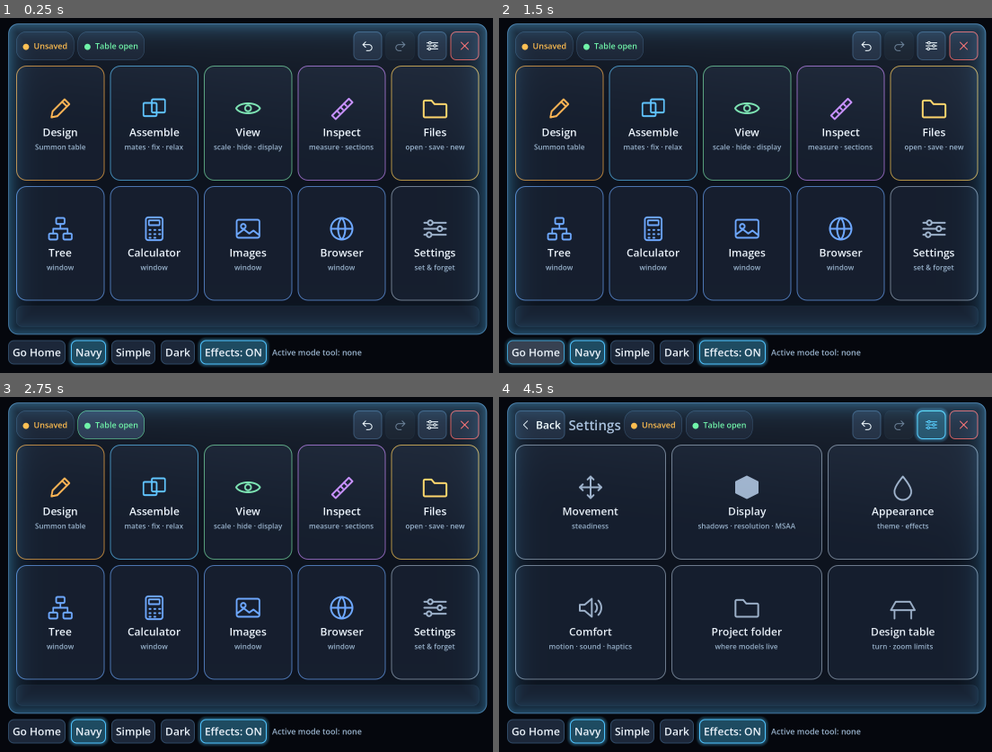
Above: before the commit, frames 1-4 (two rows, left to right).
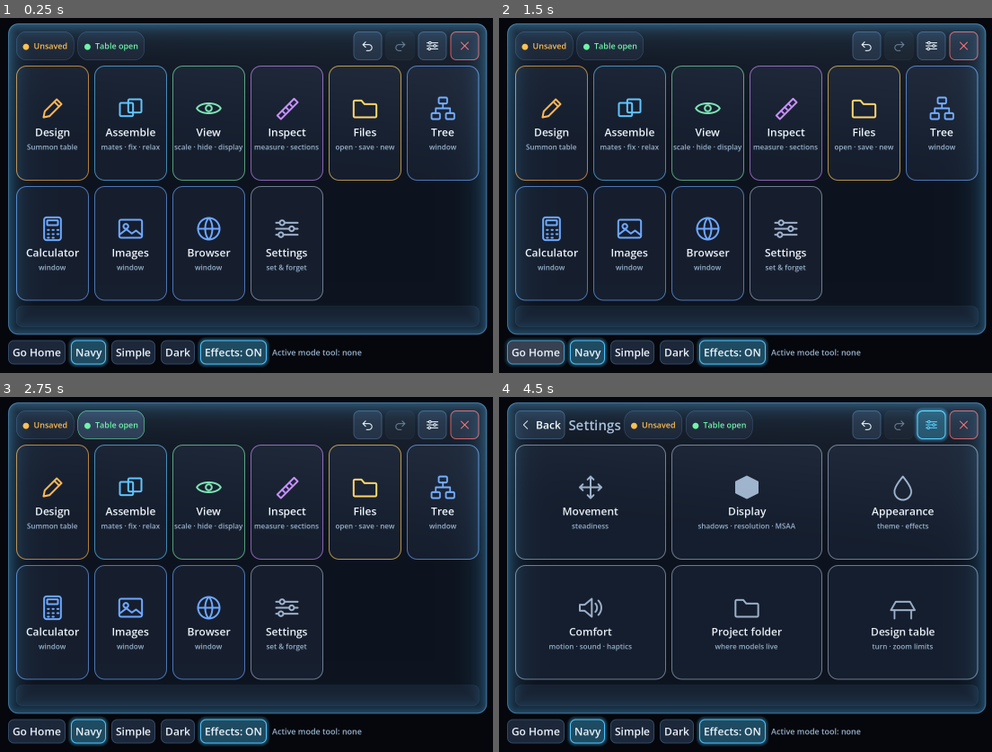
Above: after the commit, the same moments.

Repository: DIDSA-UK/DIDSA-VR
Game: Godot game, scene res://lab/ui_lab.tscn
The game is run twice, just before and just after one commit, with the same random seed, the same clock (stepped at 60 frames per second) and the same inputs. This scene is started directly instead of the project's main scene.
Inputs (mouse positions are in pixels of both pictures, inside the frame that each line leads up to):
- Up to frame 1 (0.25 s): no input
- Up to frame 2 (1.5 s): click "Go Home" at 0.5 s; click "Go Home" at 1.25 s
- Up to frame 3 (2.75 s): click "● Table open" at 2 s
- Up to frame 4 (4.5 s): click (868, 425) at 2.75 s; click (898, 425) at 3.52 s; click (932, 425) at 4.27 s

The runs differ from the first frame. In frame 1, 9.1% of the frame differs, in the area x 5-98%, y 13-80%; in frame 2, 9.1%; in frame 3, 9.1%; in frame 4, nothing differs.

Commit message:
Group drop copies a sub-assembly into a room; file-add self-containment guard; Rooms tile on the home screen (6 x 2 grid)
Co-Authored-By: Claude Sonnet 5.5 <noreply@anthropic.com>
Claude-Session: https://claude.ai/code/session_014FMxzdN4Kuq9HBWabjzmAS

Diff:
--- a/scripts/controller.gd
+++ b/scripts/controller.gd
@@ -529,10 +529,15 @@
 	## top-level sub-assembly's new pose is saved on its occurrence (a deeper one moves on screen only, as a part nested in a sub-assembly always has).
 	if gs == null or not is_instance_valid(gs.anchor):
 		return
-	if RoomRegistry.stray_reason(gs.anchor) != "":
+	var stray := RoomRegistry.stray_reason(gs.anchor)
+	if stray != "":
+		var dropped: Transform3D = gs.anchor.global_transform
+		var centre := GroupIndex.union_aabb(gs.members).get_center()
+		var info := {"root": gs.root_part_id, "path": GroupIndex.path_of(gs.anchor), "parts": gs.anchor.get_meta("group_parts", []), "depth": gs.depth,
+			"anchor_pose": dropped, "label": gs.label, "centre": centre}
 		gs.restore()
 		trigger_haptic_pulse("haptic", 0.0, 0.6, 0.12, 0.0)
-		group_message.emit("%s put back: a sub-assembly can't leave or enter a room that way." % gs.label)
+		get_tree().call_group("room_listeners", "on_group_refused", info, stray) # (let go INSIDE a room: a copy of the sub-assembly is added to it - room_manager.gd)
 		return
 	if not gs.moved() or command_stack == null:
 		return
--- a/scripts/main.gd
+++ b/scripts/main.gd
@@ -1092,6 +1092,12 @@
 	var parsed = _read_native_json(path)
 	if parsed == null:
 		return
+	var e = room_manager.edit_api()
+	if e != null:
+		var refusal: String = await e.file_conflict(_resolved_part_id, FileAccess.get_file_as_string(path)) # (the server only checks the file's root; see room_edit.gd)
+		if refusal != "":
+			_set_status(refusal)
+			return
 
 	var req := HTTPRequest.new()
 	add_child(req)
--- a/scripts/room/room_edit.gd
+++ b/scripts/room/room_edit.gd
@@ -82,6 +82,45 @@
 	return false
 
 
+func file_conflict(container_id: String, file_text: String) -> String:
+	## "" if the native file may be added to the Part `container_id`, else why not. The server only refuses a file whose ROOT is the container; it merges the
+	## file's Parts into the document by id, so a file that contains the container anywhere (or a Part the document already has that does) would put the
+	## container inside itself. Followed here through the file's own placements and the document's.
+	var parsed = JSON.parse_string(file_text)
+	if not (parsed is Dictionary) or not (parsed.get("document") is Dictionary):
+		return "That isn't a native DIDSA file."
+	var document: Dictionary = parsed["document"]
+	var file_parts: Dictionary = {}
+	var first_id := ""
+	for p in document.get("parts", []):
+		if p is Dictionary:
+			var kids: Array = []
+			for occ in p.get("occurrences", []):
+				if occ is Dictionary and occ.get("resolved_part_id") != null and str(occ["resolved_part_id"]) != "":
+					kids.append(str(occ["resolved_part_id"]))
+			file_parts[str(p.get("id", ""))] = kids
+			if first_id == "":
+				first_id = str(p.get("id", ""))
+	var root_id := str(document.get("root_part_id", "")) if str(document.get("root_part_id", "")) != "" else first_id
+	if root_id == "":
+		return "That file has no Parts."
+	var seen := {}
+	var queue: Array = [root_id]
+	while not queue.is_empty():
+		var current: String = queue.pop_back()
+		if current == container_id:
+			return "Can't add that file here: it contains this assembly (a Part can't hold itself)."
+		if seen.has(current):
+			continue
+		seen[current] = true
+		for kid in file_parts.get(current, []):
+			queue.append(kid)
+		for row in await occurrences_of(current): # (a Part the document already has keeps its own placements when the file's copy is merged in by id)
+			if row.get("resolved_part_id") != null and str(row["resolved_part_id"]) != "":
+				queue.append(str(row["resolved_part_id"]))
+	return ""
+
+
 func instance_count(root_part_id: String, target_part_id: String) -> int:
 	## How many times `target_part_id` is placed in the assembly under `root_part_id`, counting every path to it (a bolt in a bracket that is placed three
 	## times counts three). The room console's "used N times": editing a Part in a room changes every one of them.
@@ -132,6 +171,43 @@
 	return {"ok": true, "error": "", "occurrence_id": occurrence_id, "definition_id": definition, "pose": pose}
 
 
+func chain_below(root_part_id: String, parts: Array, path: Array, depth: int) -> Transform3D:
+	## The pose, in the sub-assembly's own frame, of the occurrence a group member stands for: the product of the placements below the group (path elements
+	## `depth` onward; each one is an occurrence of the Part the previous element resolves to). The group's own frame in the world is then the member's world
+	## pose times the inverse of this. (Millimetres, like every stored pose.)
+	var result := Transform3D.IDENTITY
+	for i in range(depth, path.size()):
+		var owner := root_part_id if i == 0 else str(parts[i - 1])
+		for row in await occurrences_of(owner):
+			if str(row.get("id", "")) == str(path[i]):
+				result = result * MatesTool.json_to_pose(row.get("transform", {}))
+				break
+	return result
+
+
+func add_group(room_part_id: String, info: Dictionary, content_root: Node3D) -> Dictionary:
+	## A new occurrence, in the room's Part, of the sub-assembly a dropped group stands for (a Part: it brings everything inside it), placed where the group's
+	## own origin landed. `info`: {root, path, parts, depth, anchor_pose, label}. {ok, error, occurrence_id, definition_id, pose}.
+	var depth := int(info["depth"])
+	var parts: Array = info["parts"]
+	var definition := str(parts[depth - 1]) if depth >= 1 and depth <= parts.size() else ""
+	var refusal := await check_addable(room_part_id, definition)
+	if refusal != "":
+		return {"ok": false, "error": refusal, "occurrence_id": "", "definition_id": definition, "pose": {}}
+	var below := await chain_below(str(info["root"]), parts, info["path"], depth)
+	var group_world: Transform3D = (info["anchor_pose"] as Transform3D) * below.affine_inverse()
+	var pose := pose_in_room(group_world, content_root)
+	var occurrence_id := NewDocument.new_occurrence_id()
+	var label := str(info.get("label", ""))
+	var placed: Dictionary = await api.request(HTTPClient.METHOD_POST, "/document/parts/%s/occurrences" % room_part_id, {
+		"id": occurrence_id, "resolved_part_id": definition, "name_override": label if label != "" else null, "transform": pose,
+	})
+	if not placed["ok"]:
+		return {"ok": false, "error": "Couldn't add it: %s" % str(placed["error"]), "occurrence_id": "", "definition_id": definition, "pose": pose}
+	forget(room_part_id)
+	return {"ok": true, "error": "", "occurrence_id": occurrence_id, "definition_id": definition, "pose": pose}
+
+
 static func pose_in_room(world_pose: Transform3D, content_root: Node3D) -> Dictionary:
 	## `world_pose` as the backend stores a placement in the room's Part: its rotation and its position in the room's own millimetres. The room's scale
 	## is a display scale and is dropped (a Part dropped into a 20:1 room is still its real size).
@@ -141,6 +217,9 @@
 
 func add_file(room_part_id: String, file_text: String, pose: Dictionary, name_override: String = "") -> Dictionary:
 	## A native file's Part as a new occurrence in the room's Part (the file's own text is sent as it is: its integers stay integers), then placed at `pose`.
+	var refusal := await file_conflict(room_part_id, file_text)
+	if refusal != "":
+		return {"ok": false, "error": refusal, "occurrence_id": ""}
 	var body := '{"component": %s}' % file_text
 	var added: Dictionary = await api.request(HTTPClient.METHOD_POST, "/document/parts/%s/add-component" % room_part_id, body)
 	if not added["ok"] or not (added["json"] is Dictionary) or str((added["json"] as Dictionary).get("occurrence_id", "")) == "":
--- a/scripts/room/room_manager.gd
+++ b/scripts/room/room_manager.gd
@@ -145,6 +145,44 @@
 	_mark_dirty()
 	status.emit("Added to the room. (A copy: the original is where it was; delete it if you meant to move it.)")
 	_push_undo("add to room", room.part_id, str(result["occurrence_id"]), snapshot, true)
+	return true
+
+
+func on_group_refused(info: Dictionary, reason: String) -> void:
+	## controller.gd sent a stray sub-assembly (a GroupSet) back. One let go INSIDE a room (from the world or another room) is copied into that room's
+	## assembly, as a single part is: a new occurrence of the sub-assembly's Part, placed where its origin landed. Out of its own room it just stays refused.
+	if reason != "entered_room":
+		status.emit("%s went back: a room's parts stay in the room." % info["label"])
+		return
+	var room := room_for_slot(RoomRegistry.room_at(info["centre"]))
+	if room == null or not room.interactive:
+		status.emit("%s went back: the room isn't ready yet (its parts are still loading)." % info["label"])
+		return
+	add_group_to_room(room, info)
+
+
+func add_group_to_room(room: Node, info: Dictionary) -> bool:
+	if _busy_edit:
+		status.emit("Still working on the last change, try again in a moment.")
+		return false
+	var e := edit_api()
+	if e == null:
+		status.emit("Adding to a room needs the backend.")
+		return false
+	_busy_edit = true
+	status.emit("Adding %s to the room..." % info["label"])
+	var result: Dictionary = await e.add_group(room.part_id, info, room.content_root)
+	if not result["ok"]:
+		_busy_edit = false
+		status.emit(str(result["error"]))
+		return false
+	var snapshot := await _snapshot_of(room.part_id, str(result["occurrence_id"]))
+	await refresh_room(room)
+	_mark_room_changed(room)
+	_busy_edit = false
+	_mark_dirty()
+	status.emit("Added %s to the room. (A copy: the original is where it was; delete it if you meant to move it.)" % info["label"])
+	_push_undo("add %s to room" % info["label"], room.part_id, str(result["occurrence_id"]), snapshot, true)
 	return true
 
 
--- a/scripts/ui/tablet_pages.gd
+++ b/scripts/ui/tablet_pages.gd
@@ -107,7 +107,7 @@
 
 
 func register(reg) -> void:
-	## One category = one tile on the home screen, in the order the tiles appear (5 x 2):
+	## One category = one tile on the home screen, in the order the tiles appear (6 x 2):
 	## Design | Assemble | View | Inspect | Files   /   Tree | Calculator | Images | Browser | Settings.
 	## Design and the four window tiles are "action" tiles (they act straight from Home);
 	## View and Settings are hubs (a screen of tiles first); the rest open a tool view.
@@ -120,7 +120,8 @@
 		"on_select": _on_mates_selected, "status": _mates_status, "list": _mates_rows, "list_empty": "No mates yet.",
 		"help": "Switch the tool on, laser-target a face on one part, then a face on a different part. Choose a type (Distanc …(203 unchanged characters)…
 
-	reg.add_tool("assemble", "rooms", "Rooms", "assembly", _build_rooms_page, {
+	reg.add_category("rooms", "Rooms", "room", ACCENT_ASSEMBLY, {"subtitle": "assembly rooms"})
+	reg.add_tool("rooms", "rooms", "Rooms", "room", _build_rooms_page, {
 		"help": "Assembly Rooms: press Room on an Assembly Tree row to open one. Minimise shrinks a room to a small globe you can keep nearby; Restore puts it back (it needs its old space to be free)."})
 
 	reg.add_category("view", "View", "view", ACCENT_VIEW, {"subtitle": "scale · hide · display", "hub": true})
--- a/scripts/ui/tablet_registry.gd
+++ b/scripts/ui/tablet_registry.gd
@@ -36,8 +36,8 @@
 
 signal changed
 
-const MAX_CATEGORIES := 10 ## the home screen's tile grid is 5 columns x 2 rows
-const GRID_COLUMNS := 5
+const MAX_CATEGORIES := 12 ## the home screen's tile grid is 6 columns x 2 rows
+const GRID_COLUMNS := 6
 
 
 class ToolDef extends RefCounted:
--- a/scripts/ui/tablet_ui.gd
+++ b/scripts/ui/tablet_ui.gd
@@ -7,7 +7,7 @@
 ## tool manager (tool_manager.gd).
 ##
 ## Screens (selected_category_id / hub_open say which one is showing):
-##   Home        every registry category as a tile (5 x 2). A tile either does its thing
+##   Home        every registry category as a tile (6 x 2). A tile either does its thing
 ##               straight away (an "action" category: the window tiles, Design) or opens...
 ##   Hub         a screen of tiles, one per tool, for a category registered with hub: true
 ##               (View, Settings). Tap a tile to open that tool's page; Back returns here.
--- a/scripts/ui/ui_icons.gd
+++ b/scripts/ui/ui_icons.gd
@@ -22,6 +22,7 @@
 	# categories
 	"view": '<path d="M4 24C10 13 38 13 44 24C38 35 10 35 4 24Z"/><circle cx="24" cy="24" r="5"/>',
 	"assembly": '<rect x="6" y="15" width="22" height="22" rx="2"/><rect x="20" y="9" width="22" height="22" rx="2"/>',
+	"room": '<path d="M24 5L41 14.5V33.5L24 43L7 33.5V14.5Z"/><path d="M7 14.5L24 24L41 14.5"/><path d="M24 24V43" stroke-dasharray="3 3"/>',
 	"windows": '<rect x="5" y="9" width="38" height="30" rx="3"/><path d="M5 19H43"/>',
 	"files": '<path d="M5 13a2 2 0 0 1 2-2H18L23 17H41a2 2 0 0 1 2 2V37a2 2 0 0 1-2 2H7a2 2 0 0 1-2-2Z"/>',
 	# home screen tiles (new)
--- a/scripts/ui/ui_lab.gd
+++ b/scripts/ui/ui_lab.gd
@@ -17,7 +17,7 @@
 ## and Settings open a screen of tiles; Inspect opens a chip strip); Back; the status chips
 ## (Mates / Measure / Sections / Shoot hide are mode tools: only one is ever ON, see
 ## tool_manager.gd); the tool header switch and "?"; Undo/Redo and a long press on Undo for
-## History; the gear (jumps to Settings). The home grid holds up to 10 tiles (5 x 2).
+## History; the gear (jumps to Settings). The home grid holds up to 12 tiles (6 x 2).
 
 const TabletRegistry := preload("res://scripts/ui/tablet_registry.gd")
 const ToolManager := preload("res://scripts/ui/tool_manager.gd")
--- a/tests/room_drop.gd
+++ b/tests/room_drop.gd
@@ -180,6 +180,66 @@
 	var cross: Dictionary = fake.last(HTTPClient.METHOD_POST, "/parts/S/occurrences")
 	print("SMOKE a part carried out of room T and let go inside room S is copied into S (the Part T's part shows: C): ", held_ok and cross["body"]["resolved_part_id"] == "C" and room_s.parts.size() == 3 + 0 and room_t.parts.size() == 1)
 
+	# --- a whole sub-assembly carried into a room is copied there, as a single part is
+	var g1: MeshInstance3D = helper.world_node(main, "S", "k1")
+	var g2: MeshInstance3D = helper.world_node(main, "S", "k2")
+	(g1.mesh as BoxMesh).size = Vector3(0.1, 0.1, 0.1)
+	(g2.mesh as BoxMesh).size = Vector3(0.1, 0.1, 0.1)
+	g1.position = Vector3(9.0, 1.0, -6.0)
+	g2.position = Vector3(9.3, 1.0, -6.0)
+	for pair in [[g1, "k1"], [g2, "k2"]]:
+		var gn: MeshInstance3D = pair[0]
+		gn.set_meta("group_path", ["s1", pair[1]])
+		gn.set_meta("group_parts", ["S", "K"])
+		gn.set_meta("group_names", ["Drive", "Bracket"])
+		gn.set_meta("group_root", "R")
+		gn.create_trimesh_collision()
+	hand.group_deadzone = 0.02
+	messages.clear()
+	var posts_t: int = fake.count(HTTPClient.METHOD_POST, "/parts/T/occurrences")
+	fake.glb = glb_of(["t1", "NEWG"], "T")
+	hand.global_position = g1.global_position
+	hand._try_grab()
+	hand._on_button_pressed("trigger_click") # widen: the bracket, then the whole drive
+	hand.global_position += Vector3(0.05, 0.0, 0.0) # out of the dead zone: it takes the drive
+	await physics_frame
+	await physics_frame
+	hand.global_position = room_t.global_position + Vector3(0.0, 0.0, 0.2)
+	await physics_frame
+	await physics_frame
+	var holding_group: bool = hand._held_group != null and hand._held_group.members.size() == 2
+	var g1_final := g1.global_transform
+	hand._try_release()
+	await settle()
+	var group_post: Dictionary = fake.last(HTTPClient.METHOD_POST, "/parts/T/occurrences")
+	print("SMOKE a sub-assembly carried into a room and let go there adds a new occurrence of its Part (S) to that room: ", holding_group and fake.count(HTTPClient.METHOD_POST, "/parts/T/occurrences") == posts_t + 1 and group_post["body"]["resolved_part_id"] == "S")
+	print("SMOKE ...at the pose its own origin landed at, in the room's millimetres: ", (func() -> bool:
+		var expected := RoomEdit.pose_in_room(g1_final, room_t.content_root)
+		var a: Array = group_post["body"]["transform"]["translation"]
+		var b: Array = expected["translation"]
+		return absf(a[0] - b[0]) < 0.01 and absf(a[1] - b[1]) < 0.01 and absf(a[2] - b[2]) < 0.01).call())
+	print("SMOKE ...the original is back where it was (a copy), the room reloaded and shows the new part, with a message: ", g1.global_position.is_equal_approx(Vector3(9.0, 1.0, -6.0)) and g2.global_position.is_equal_approx(Vector3(9.3, 1.0, -6.0)) and room_t.parts.size() == 2 and messages.any(func(m): return m.contains("Added Drive")))
+	fake.glb = glb_of(["t1"], "T")
+	stack.undo()
+	await settle()
+	print("SMOKE ...and it is one undo step, which removes the added occurrence: ", fake.count(HTTPClient.METHOD_DELETE, "/occurrences/" + str(group_post["body"]["id"])) == 1 and room_t.parts.size() == 1)
+
+	# the same drive carried into the room that IS the drive: refused
+	messages.clear()
+	var posts_s: int = fake.count(HTTPClient.METHOD_POST, "/parts/S/occurrences")
+	hand.global_position = g1.global_position
+	hand._try_grab()
+	hand._on_button_pressed("trigger_click")
+	hand.global_position += Vector3(0.05, 0.0, 0.0)
+	await physics_frame
+	await physics_frame
+	hand.global_position = room_s.global_position + Vector3(0.0, 0.0, 0.2)
+	await physics_frame
+	await physics_frame
+	hand._try_release()
+	await settle()
+	print("SMOKE a sub-assembly carried into the room of that same sub-assembly is refused, nothing is posted, and it goes back: ", fake.count(HTTPClient.METHOD_POST, "/parts/S/occurrences") == posts_s and messages.any(func(m): return m.contains("can't hold itself")) and g1.global_position.is_equal_approx(Vector3(9.0, 1.0, -6.0)))
+
 	# --- delete
 	messages.clear()
 	var world_reloads: int = main.world_reloads
--- a/tests/room_edit.gd
+++ b/tests/room_edit.gd
@@ -81,6 +81,20 @@
 	print("SMOKE a file is sent to add-component as its own text, unchanged: ", from_file["ok"] and add_call["body"] is String and (add_call["body"] as String).contains(file_text))
 	print("SMOKE ...and the new occurrence is then placed (and named): ", patch_call["path"].ends_with(from_file["occurrence_id"]) and patch_call["body"]["transform"]["translation"][2] == 3.0 and patch_call["body"]["name_override"] == "Plate")
 
+	# --- a file that would put the assembly inside itself
+	var calls_before := api.count(HTTPClient.METHOD_POST, "/add-component")
+	var own_root := '{"schema_version": 1, "document": {"root_part_id": "S", "parts": [{"id": "S", "occurrences": []}]}}'
+	var holds_it := '{"schema_version": 1, "document": {"root_part_id": "F", "parts": [{"id": "F", "occurrences": [{"id": "o1", "resolved_part_id": "G"}]}, {"id": "G", "occurrences": [{"id": "o2", "resolved_part_id": "S"}]}]}}'
+	var via_document := '{"schema_version": 1, "document": {"root_part_id": "F", "parts": [{"id": "F", "occurrences": [{"id": "o1", "resolved_part_id": "R"}]}]}}'
+	var unrelated := '{"schema_version": 1, "document": {"root_part_id": "Q", "parts": [{"id": "Q", "occurrences": [{"id": "o1", "resolved_part_id": "Z"}]}, {"id": "Z", "occurrences": []}]}}'
+	print("SMOKE a file whose root is the assembly itself is refused: ", (await e.file_conflict("S", own_root)).contains("can't hold itself") or (await e.file_conflict("S", own_root)).contains("Can't add"))
+	print("SMOKE ...so is one that holds it deeper down (the server would accept it): ", (await e.file_conflict("S", holds_it)) != "")
+	print("SMOKE ...and one that holds a Part the document already has that contains it: ", (await e.file_conflict("S", via_document)) != "")
+	print("SMOKE ...an unrelated file is allowed: ", (await e.file_conflict("S", unrelated)) == "")
+	print("SMOKE ...something that isn't a native file is refused: ", (await e.file_conflict("S", "[1, 2]")).contains("native"))
+	var refused: Dictionary = await e.add_file("S", holds_it, {"translation": [0.0, 0.0, 0.0], "rotation_axis": [0.0, 0.0, 1.0], "rotation_angle_degrees": 0.0})
+	print("SMOKE adding such a file makes no call to the backend and says why: ", not refused["ok"] and refused["error"].contains("itself") and api.count(HTTPClient.METHOD_POST, "/add-component") == calls_before)
+
 	# --- delete and restore
 	var gone: Dictionary = await e.delete_occurrence("S", "k1")
 	print("SMOKE deleting a part snapshots it and counts the Mates that go with it: ", gone["ok"] and gone["snapshot"]["id"] == "k1" and gone["snapshot"]["resolved_part_id"] == "K" and gone["mates_removed"] == 1)
--- a/tests/tablet.gd
+++ b/tests/tablet.gd
@@ -140,11 +140,11 @@
 	print("SMOKE an immediate second pull is ignored (settle window): ", modes_before == [th.enabled, origin.enabled, l.parts_enabled] and not tab.surface.pressed)
 	await create_timer(0.5).timeout
 
-	# --- layout: the home screen, ten tiles in 5 x 2
+	# --- layout: the home screen, eleven tiles in 6 x 2
 	var ui = tab.ui
-	print("SMOKE ten home tiles sit in a 5 x 2 grid: ", ui._home_grid.get_child_count() == 10 and ui._home_grid.columns == 5 and tab.registry.category_rows() == 2)
+	print("SMOKE eleven home tiles sit in a 6 x 2 grid: ", ui._home_grid.get_child_count() == 11 and ui._home_grid.columns == 6 and tab.registry.category_rows() == 2)
 	print("SMOKE the tablet opens on the home screen, no tool selected: ", ui.selected_category_id == "" and ui._home_view.visible and not ui._tool_view.visible and not ui._back_button.visible)
-	print("SMOKE the tiles are the categories, in order, with no windows page: ", tab.registry.categories().map(func(c): return c.id) == ["design", "assemble", "view", "inspect", "files", "tree", "calculator", "images", "browser", "settings"])
+	print("SMOKE the tiles are the categories, in order, with no windows page: ", tab.registry.categories().map(func(c): return c.id) == ["design", "assemble", "rooms", "view", "inspect", "files", "tree", "calculator", "images", "browser", "settings"])
 	print("SMOKE the tablet is 0.40 x 0.26 m at the same text density as before: ", tab.panel_size == Vector2(0.40, 0.26) and absf(tab.viewport_size.x / tab.panel_size.x - 2667.0) < 2.0)
 	print("SMOKE no side panel for a tool with no list: ", not tab._side_open and not tab._side_pivot.visible)
 
@@ -165,17 +165,14 @@
 	await aim_and_click(find_button(func(b): return b.text.begins_with("User movement")))
 	print("SMOKE ...and back on: ", origin.enabled == true)
 
+	# --- the Rooms tile
+	await open_category("rooms")
+	print("SMOKE the Rooms tile opens the Rooms page (no mode tool switched on): the table part's world button and the Delete-selected button: ", ui.selected_category_id == "rooms" and ui.selected_tool_id == "rooms" and tab.manager.active_id == "" and find_button(func(b): return b.text.begins_with("Table part, in the world") or b.text.begins_with("Put a part")) != null and find_button(func(b): return b.text.begins_with("Delete")) != null)
+
 	# --- one active tool at a time
 	await open_category("assemble")
 	print("SMOKE opening a category shows a tool but switches NO mode tool on: ", ui.selected_category_id == "assemble" and ui.selected_tool_id == "mates" and tab.manager.active_id == "" and not r.mates_tool_active)
-	print("SMOKE a category with two tools (Mates, Rooms) shows the chip strip: ", ui._strip_scroll.visible)
-	ui.select_tool("rooms")
-	await process_frame
-	await process_frame
-	print("SMOKE Assemble > Rooms builds its page: the table part's world button and the Delete-selected button: ", find_button(func(b): return b.text.begins_with("Table part, in the world") or b.text.begins_with("Put a part")) != null and find_button(func(b): return b.text.begins_with("Delete")) != null)
-	ui.select_tool("mates")
-	await process_frame
-	await process_frame
+	print("SMOKE a category with one tool shows no chip strip: ", not ui._strip_scroll.visible)
 	await aim_and_click(find_button(func(b): return b.text == "Tool: off"))
 	print("SMOKE the header switch turns the Mates tool on (both hands + tool): ", tab.manager.active_id == "mates" and l.mates_tool_active and r.mates_tool_active and main._mates_tool.active)
 	print("SMOKE the tool header shows 'Tool: ON': ", find_button(func(b): return b.text == "Tool: ON") != null)
--- a/tests/ui_lab_render.gd
+++ b/tests/ui_lab_render.gd
@@ -46,7 +46,7 @@
 	var undo_dis: Button = _find(tablet, func(n): return n is Button and n.disabled)
 	print("SMOKE the lab built the real shell from the theme resource: ", tokens != null and lab.theme != null and tablet != null)
 	print("SMOKE the lab opens on the home screen: ", tablet.selected_category_id == "" and tablet._home_view.visible and not tablet._back_button.visible)
-	print("SMOKE ten tiles in a 5 x 2 grid: ", tablet._home_grid.get_child_count() == 10 and tablet._home_grid.columns == 5)
+	print("SMOKE ten tiles in a 6 x 2 grid: ", tablet._home_grid.get_child_count() == 10 and tablet._home_grid.columns == 6)
 	var p_tile := img.get_pixelv(Vector2i(view_tile.get_global_rect().position) + Vector2i(40, 40))
 	var p_panel := img.get_pixelv(Vector2i(30, 30))
 	print("SMOKE ...tiles are drawn (a tile's inside differs from the panel's): ", not p_tile.is_equal_approx(p_panel))
@@ -75,7 +75,7 @@
 	# Assemble > Mates (mode tool with a list) via the real tile / header path.
 	tablet.home_tile("assemble").pressed.emit()
 	await process_frame
-	print("SMOKE a category with two tools (Mates, Rooms) shows the chip strip: ", tablet._strip_scroll.visible)
+	print("SMOKE a category with one tool shows no chip strip: ", not tablet._strip_scroll.visible)
 	tablet.select_tool("mates", true)
 	await process_frame
 	await process_frame
Not shown, changed: docs/assembly-rooms-plan.md
